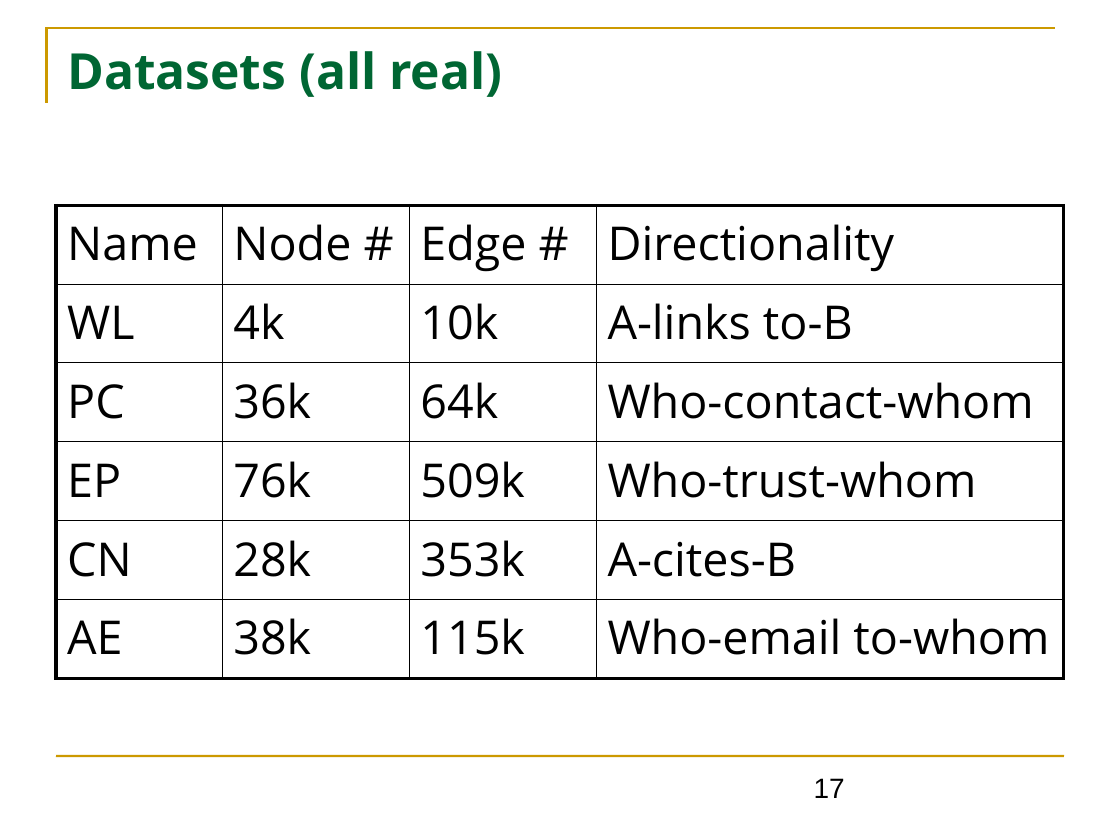
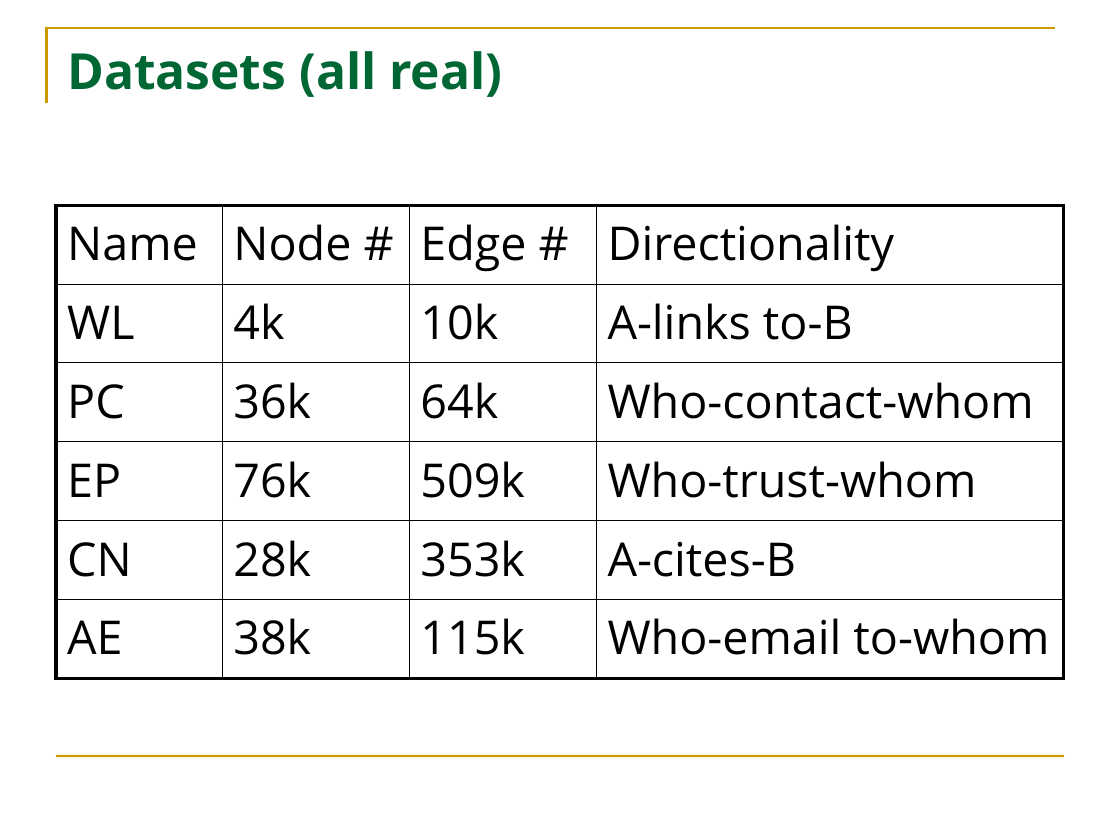
Before and after one commit to HuanSGT/rw-dir-prox, a slide deck: slide 17 of Random Walk based Proximity Measures in Directed Graphs.pptx. Drawn at 1120x840 pixels with LibreOffice and Linux fonts; fonts in the diff are those of the drawing. Boxes give left, top, right and bottom in pixels: in the first picture for what was removed or moved away, otherwise in the second. Text is boxed around its words. In the diff, an @@ line names an element or a change of style, - is before the commit and + after.

```diff
--- a/Random Walk based Proximity Measures in Directed Graphs.pptx
+++ b/Random Walk based Proximity Measures in Directed Graphs.pptx
@@ page number removed at (x1=814, y1=778, x2=845, y2=798) @@
-17
```
Also in this commit, not shown: 4 other slides changed, 1 slide added.
